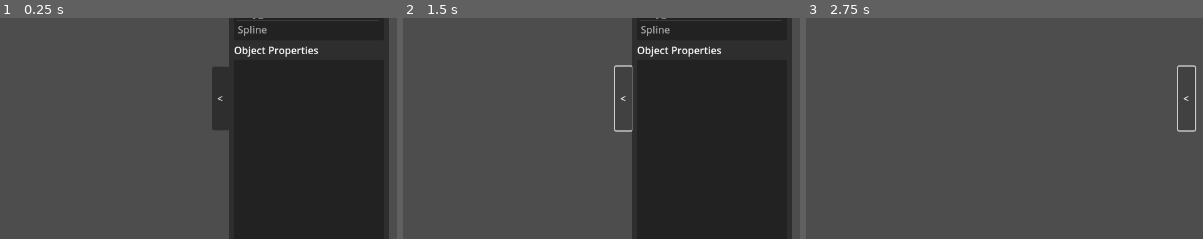
Above: before the commit, frames 1-3 (left to right).
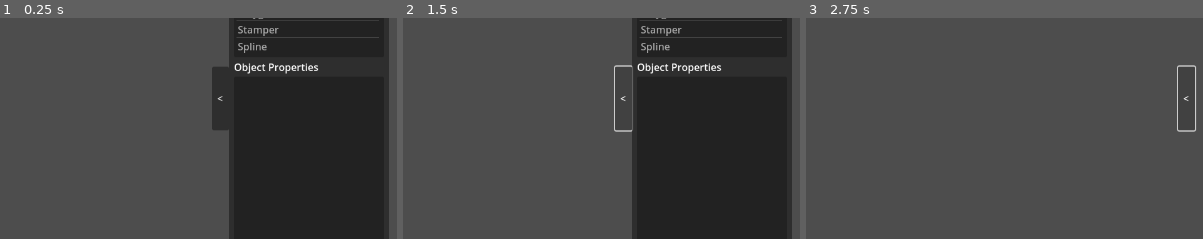
Above: after the commit, the same moments.

Repository: jeffinitup/clunk
Game: Godot game, scene res://scene/editor.tscn
The game is run twice, just before and just after one commit, with the same random seed, the same clock (stepped at 60 frames per second) and the same inputs.
Inputs:
- Up to frame 1 (0.25 s): no input
- Up to frame 2 (1.5 s): click "<" at 0.5 s; click "<" at 1.25 s
- Up to frame 3 (2.75 s): click "<" at 2 s
The pictures show only the part of the screen within x 50-100%, y 18-68%; the shares and areas given below are measured in that part.

The runs differ from the first frame. In frame 1, 1.3% of the frame differs, in the area x 58-96%, y 3-26%; in frame 2, 1.3%; in frame 3, nothing differs.

Commit message:
time to stamp...?

Diff:
--- a/clunk-editor/scene/editor.tscn
+++ b/clunk-editor/scene/editor.tscn
@@ -119,11 +119,12 @@
 size_flags_vertical = 0
 allow_search = false
 auto_height = true
-item_count = 4
+item_count = 5
 item_0/text = "Select"
 item_1/text = "Vertex"
 item_2/text = "Polygon"
-item_3/text = "Spline"
+item_3/text = "Stamper"
+item_4/text = "Spline"
 
 [node name="header2" type="Label" parent="interface/gui/vsort/main/panel/sort"]
 layout_mode = 2
--- /dev/null
+++ b/clunk-editor/scene/stamper_picker.tscn
@@ -0,0 +1,54 @@
+[gd_scene load_steps=2 format=3 uid="uid://c1w2mdond6qj6"]
+
+[ext_resource type="Script" path="res://scripts/window_stamper_picker.gd" id="1_qmkvu"]
+
+[node name="stamper_picker" type="Window"]
+title = "Stamper Picker"
+initial_position = 2
+size = Vector2i(320, 420)
+transient = true
+exclusive = true
+script = ExtResource("1_qmkvu")
+
+[node name="margin" type="MarginContainer" parent="."]
+anchors_preset = 15
+anchor_right = 1.0
+anchor_bottom = 1.0
+grow_horizontal = 2
+grow_vertical = 2
+theme_override_constants/margin_left = 8
+theme_override_constants/margin_top = 8
+theme_override_constants/margin_right = 8
+theme_override_constants/margin_bottom = 8
+
+[node name="sort" type="VBoxContainer" parent="margin"]
+layout_mode = 2
+
+[node name="TabContainer" type="TabContainer" parent="margin/sort"]
+layout_mode = 2
+size_flags_vertical = 3
+current_tab = 0
+
+[node name="Actors" type="ItemList" parent="margin/sort/TabContainer"]
+layout_mode = 2
+size_flags_vertical = 3
+metadata/_tab_index = 0
+
+[node name="Geometry" type="ItemList" parent="margin/sort/TabContainer"]
+visible = false
+layout_mode = 2
+size_flags_vertical = 3
+metadata/_tab_index = 1
+
+[node name="Object" type="ItemList" parent="margin/sort/TabContainer"]
+visible = false
+layout_mode = 2
+size_flags_vertical = 3
+metadata/_tab_index = 2
+
+[node name="cancel" type="Button" parent="margin/sort"]
+layout_mode = 2
+text = "Cancel"
+
+[connection signal="close_requested" from="." to="." method="close_menu"]
+[connection signal="pressed" from="margin/sort/cancel" to="." method="close_menu"]
--- /dev/null
+++ b/clunk-editor/scripts/actor.gd
@@ -0,0 +1,28 @@
+### actor.gd
+class_name ActorBase extends Node
+
+## Display name for property list
+var _ANAME := "BASE"
+## Resource id
+var rid : int
+## Bounding box for actor
+var rect : Rect2
+## Position of actor
+var position : Vector2
+
+func _draw_actor(canvas : Node2D) -> void:
+	canvas.draw_rect(rect, Color.RED, false, 2.0)
+	canvas.draw_string(Editor.font, self.position, _ANAME)
+
+func _serialize() -> Dictionary:
+	return {
+		rid : {
+			"class" : get_class(),
+			"position" : position,
+			"args" : [],
+			"signals" : []
+		}
+	}
+
+func _deserialize(data : Dictionary) -> void:
+	position = data.get("position", Vector2.ZERO)
--- /dev/null
+++ b/clunk-editor/scripts/actor/actor_spawn.gd
@@ -0,0 +1,6 @@
+### actor_spawn.gd
+class_name ActorSpawn extends ActorBase
+
+func _init() -> void:
+	_ANAME = "Spawn Point"
+	rect = Rect2(-16, -16, 32, 32)
--- /dev/null
+++ b/clunk-editor/scripts/actor_list.gd
@@ -0,0 +1,6 @@
+### actor_list.gd
+class_name ActorList extends Resource
+
+static var actors : Array[ActorBase] = [
+	ActorSpawn.new(),
+]
--- a/clunk-editor/scripts/draw.gd
+++ b/clunk-editor/scripts/draw.gd
@@ -13,16 +13,9 @@
 		draw_colored_polygon(polygon.points, editor.level.palette.color[polygon.color])
 		draw_circle(polygon.origin, 4.0, Color.RED, false)
 
-		# Draw additional border if polygon is hovered over
-		#if polygon.selected:
-			#var lines := PackedVector2Array(polygon.points)
-			#lines.append(lines[0])
-			#draw_polyline(lines, Color.RED, 2.0)
-		#
-		#elif polygon.focused:
-			#var lines := PackedVector2Array(polygon.points)
-			#lines.append(lines[0])
-			#draw_polyline(lines, Color(Color.RED, fac), 2.0)
+	# Draw existing actors
+	for actor in editor.level.actors:
+		actor._draw_actor(self)
 
 func _physics_process(delta : float) -> void:
 	# Redraw
--- a/clunk-editor/scripts/editor.gd
+++ b/clunk-editor/scripts/editor.gd
@@ -10,8 +10,12 @@
 @onready var action_manager := $action_manager as ActionManager
 ## Current level
 @onready var level : Level = Level.new()
+## Editor font
+static var font : Font = preload("uid://b6gqlupalgea3")
+
 ## Current, uncommited polygon
 var poly_cur : Polygon
+
 
 func _ready() -> void:
 	pass
--- a/clunk-editor/scripts/level.gd
+++ b/clunk-editor/scripts/level.gd
@@ -5,6 +5,15 @@
 const EXT := ".mlf"
 ## Level format specification
 const SPEC := 1
+## Default level palette
+const PAL_DEFAULT := [
+	Color.WHITE,
+	Color.LIGHT_GRAY,
+	Color.GRAY,
+	Color.DARK_GRAY,
+	Color.DIM_GRAY,
+	Color.BLACK
+]
 
 ## User defined save path
 var path := ""
@@ -14,15 +23,10 @@
 var level_author := ""
 ## Collection of polygons
 var polygons : Array[Editor.Polygon]
+## Collection of actors
+var actors : Array[ActorBase]
 ## Color palette (LUT)
-var palette : Palette = Palette.new(PackedColorArray([
-	Color.WHITE,
-	Color.LIGHT_GRAY,
-	Color.GRAY,
-	Color.DARK_GRAY,
-	Color.DIM_GRAY,
-	Color.BLACK
-]))
+var palette : Palette = Palette.new(PackedColorArray(PAL_DEFAULT))
 
 func _init(path : String = "") -> void:
 	if path != "":
@@ -43,6 +47,11 @@
 		data.polygons[poly.rid] = {}
 		data.polygons[poly.rid]["points"] = poly.points
 		data.polygons[poly.rid]["color"] = poly.color
+
+	var t_actors := {}
+	for actor in actors:
+		t_actors.merge(actor._serialize())
+	data.actors = t_actors
 
 	var file := FileAccess.open(path, FileAccess.WRITE)
 	file.store_var(data)
@@ -72,18 +81,30 @@
 	print(JSON.stringify(data, " "))
 
 	# Load metadata
-	level_name = data.level_name
-	level_author = data.level_author
-	palette = Palette.new(data.palette)
+	level_name = data.get("level_name", "NULL")
+	level_author = data.get("level_author", "NULL")
+	palette = Palette.new(data.palette) if data.has("palette") else Palette.new(PackedColorArray(PAL_DEFAULT))
 
 	# Load polygons
-	var keys = data.polygons.keys()
+	var keys : Array = data.polygons.keys()
 	for key in keys:
 		var polygon := Editor.Polygon.new(key)
 		polygon.points = data.polygons[key]["points"]
 		polygon.color = data.polygons[key]["color"]
 		polygons.append(polygon)
 
+	# Load actors
+	keys = data.actors.keys()
+	for key in keys:
+		var clazz : String = data.actors[key].get("class", null)
+		actors.append(deserialize_actor(clazz, data.actors[key]))
+
+## Deserializes an actor based on data
+func deserialize_actor(clazz : String, data : Dictionary) -> ActorBase:
+	var actor = ClassDB.instantiate(clazz)
+	actor._deserialize(data)
+	return actor
+
 ## Updates color LUT
 func update_color_lut(lut : PackedColorArray) -> void:
 	self.color_lut = lut
--- a/clunk-editor/scripts/tool.gd
+++ b/clunk-editor/scripts/tool.gd
@@ -331,6 +331,65 @@
 		func _init(p : Editor.Polygon) -> void:
 			self.poly = p
 
+class Stamper extends Tool:
+	## Stamp menu
+	@onready var _stamp_menu := preload("res://scene/stamper_picker.tscn")
+	## Thing to stamp
+	var stamp : Variant :
+		set(value) : stamp = is_stamp(value)
+
+	func _init() -> void:
+		self.tool_name = "Stamper"
+
+	func _draw_tool() -> void:
+		# Color
+		var time := Time.get_ticks_usec() / 1000000.0
+		var fac := 0.5 + (sin(time * 2) * 0.25)
+
+		if stamp is ActorBase:
+			draw_actor(fac)
+		elif stamp is Editor.Polygon:
+			draw_poly(fac)
+
+	func _unhandled_input(event: InputEvent) -> void:
+		if event is InputEventMouseButton:
+			# Handle left click
+			if event.button_index == MOUSE_BUTTON_LEFT:
+				if event.is_pressed():
+					# If no stamp, open stamp menu
+					if !stamp:
+						open_stamp_menu()
+
+					# Otherwise, stamp thing
+					pass
+
+			# Handle right click
+			if event.button_index == MOUSE_BUTTON_RIGHT:
+				if event.is_pressed():
+					pass
+
+	func open_stamp_menu() -> void:
+		# Create stamp menu
+		var menu := _stamp_menu.instantiate() as WindowStamperPicker
+		add_child(menu)
+		menu.stamp_picked.connect(func(thing : Variant) -> void: stamp = thing)
+
+	func is_stamp(thing : Variant) -> Variant:
+		if thing is ActorBase || thing is Editor.Polygon:
+			return thing
+		return null
+
+	func draw_actor(fac : float) -> void:
+		var pos := get_global_mouse_position() as Vector2
+
+		stamp = stamp as ActorBase
+		canvas.draw_rect(Rect2(stamp.rect.position + pos, stamp.rect.size), Color(Color.RED, fac))
+		canvas.draw_string(editor.font, pos + stamp.rect.position + stamp.rect.size, stamp._ANAME)
+
+	func draw_poly(fac : float) -> void:
+		stamp = stamp as Editor.Polygon
+		canvas.draw_polygon_colored(stamp.points, Color(Color.RED, fac))
+
 class Spline extends Tool:
 	func _init() -> void:
 		self.tool_name = "Spline"
--- a/clunk-editor/scripts/tool_manager.gd
+++ b/clunk-editor/scripts/tool_manager.gd
@@ -5,6 +5,7 @@
 	Select,
 	Vertex,
 	Polygon,
+	Stamper,
 	Spline
 }
 
@@ -27,8 +28,11 @@
 			tool = Tool.Vertex.new()
 		Polygon:
 			tool = Tool.Polygon.new()
+		Stamper:
+			tool = Tool.Stamper.new()
 		Spline:
 			tool = Tool.Spline.new()
+
 	tool.name = tool.tool_name.to_lower()
 	tool.action_manager = editor.action_manager
 	tool.editor = editor
--- /dev/null
+++ b/clunk-editor/scripts/window_stamper_picker.gd
@@ -0,0 +1,45 @@
+### window_stamper_picker.gd
+class_name WindowStamperPicker extends Window
+
+## Fired when item picked
+signal stamp_picked(stamp : Variant)
+
+enum {
+	ACTOR,
+	GEOMETRY,
+	OBJECT,
+}
+
+## Reference to actor list
+@onready var list_actor := get_node("margin/sort/TabContainer/Actors") as ItemList
+## Reference to geometry list
+@onready var list_geometry := get_node("margin/sort/TabContainer/Geometry") as ItemList
+## Reference to object list
+@onready var list_object := get_node("margin/sort/TabContainer/Object") as ItemList
+
+func _ready() -> void:
+	# Set signals
+	list_actor.item_activated.connect(item_selected.bind(ACTOR))
+	list_geometry.item_activated.connect(item_selected.bind(GEOMETRY))
+	list_object.item_activated.connect(item_selected.bind(OBJECT))
+
+	# Populate actor list
+	var alist := ActorList.actors
+	for entry in alist:
+		list_actor.add_item(entry._ANAME)
+
+func item_selected(id : int, type : int) -> void:
+	var stamp : Variant = null
+	match type:
+		ACTOR:
+			stamp = ActorList.actors[id]
+		GEOMETRY:
+			pass
+		OBJECT:
+			pass
+
+	stamp_picked.emit(stamp)
+	close_menu()
+
+func close_menu() -> void:
+	queue_free()
Binary file added: clunk-editor/asset/font/PixelOperatorMono.ttf
Not shown, added: clunk-editor/asset/font/PixelOperatorMono.ttf.import
